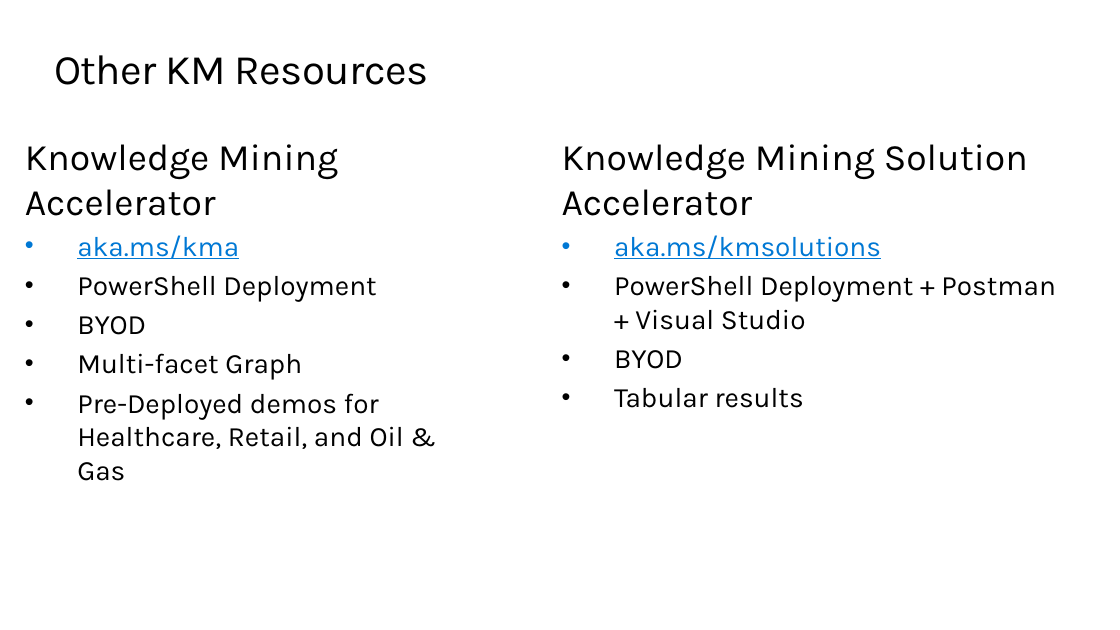
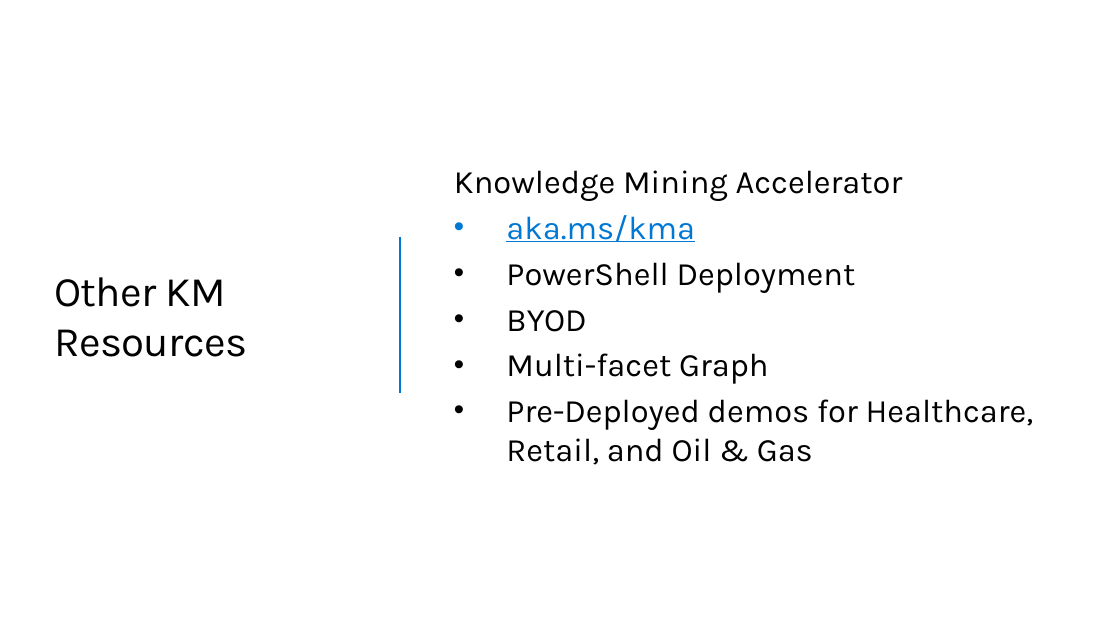
Before and after one commit to QuirkyDataScientist1978/Build-a-knowledge-mining-solution-using-Azure-AI, a slide deck: slide 7 of resources/slides/Opening.pptx. Drawn at 1120x630 pixels with LibreOffice and Linux fonts; fonts in the diff are those of the drawing; background and template pictures are left out. Boxes give left, top, right and bottom in pixels: in the first picture for what was removed or moved away, otherwise in the second. Text is boxed around its words. In the diff, an @@ line names an element or a change of style, - is before the commit and + after.

```diff
--- a/resources/slides/Opening.pptx
+++ b/resources/slides/Opening.pptx
@@ title "Other KM Resources": place and size @@
-title "Other KM Resources" at (54,55,428,85)
+title "Other KM Resources" at (54,277,247,357)
@@ title "Other KM Resources" at (54,277,247,357): vertical alignment top to middle @@
@@ text "Knowledge Mining Accelerator": place and size @@
-text "Knowledge Mining Accelerator" at (25,144,404,481)
+text "Knowledge Mining Accelerator" at (454,170,1034,465)
@@ text "Knowledge Mining Accelerator" at (454,170,1034,465): size 32 to 28 pt in "Knowledge Mining Accelerator"; size 24 to 28 pt in "aka.ms/kma", "PowerShell Deployment", "BYOD", "Multi-facet Graph" and 1 more places; vertical alignment top to middle @@
@@ text removed at (562,144,1056,408) @@
-Knowledge Mining Solution Accelerator
-• aka.ms/kmsolutions
-• PowerShell Deployment + Postman + Visual Studio
-• BYOD
-• Tabular results
@@ line added from (400, 237) to (400, 393), #0078D4 2.25 pt @@
```
Also in this commit, not shown: 14 other slides changed, 3 slides added, 1 slide removed.
